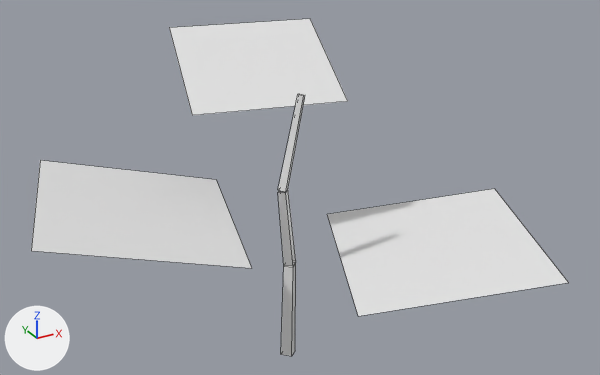
Two versions of the OBJ model src/main/resources/assets/stonedew/models/block/plants/plant_1_2_0_lod.obj, one commit apart.
Both versions are drawn from a 50 mm lens placed at (0.144, -1.174, 0.531), pointed at (0.521, -0.488, 0.188). The axes (+X, +Y, +Z) are drawn at lower left. The lights are the same throughout. The first picture is the older version. Mesh edges are drawn as thin lines. Materials are left out; every surface is plain grey. Where no turn or scale is listed for an object, it has been applied to the vertices.

The scene before the commit, as lines of its bpy script (objects in view):
```python
me_model = bpy.data.meshes.new('model')
me_model.from_pydata(...)  # 36 vertices, 15 faces; spans x 0.242..0.778, y -0.701..-0.292, z -0.001..0.321
# faces by material slot: [12, 3]
me_model.materials.append(mat_stem)
me_model.materials.append(mat_leaf_lod)
ob_model = bpy.data.objects.new('model', me_model)
ob_model.location = (0.0, 0.0, 0.0)
```
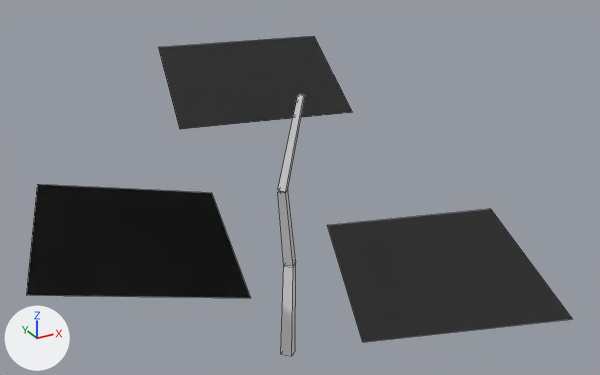
Where the change shows, as pixel boxes [x1, y1, x2, y2] in the pictures (600 x 375 px; the box of a moved part takes in the faces that stretch with it):
'model', reshaped: before [31, 19, 569, 356]; after [26, 36, 572, 356]
part 1 of me_model, moved or reshaped: before [31, 19, 569, 316]; after [26, 36, 572, 342]

Diff of the bpy script that builds the scene:
```diff
--- a/src/main/resources/assets/stonedew/models/block/plants/plant_1_2_0_lod.obj.py
+++ b/src/main/resources/assets/stonedew/models/block/plants/plant_1_2_0_lod.obj.py
@@ me_model @@
 # used by ob_model
-me_model.from_pydata(...)  # 36 vertices, 15 faces; spans x 0.242..0.778, y -0.701..-0.292, z -0.001..0.321
-me_model.vertices[24].co = (0.509, -0.623, 0.113)  # pixel (358, 316)
-me_model.vertices[25].co = (0.692, -0.701, 0.136)  # pixel (568, 282)
-me_model.vertices[26].co = (0.778, -0.498, 0.136)  # pixel (494, 188)
-me_model.vertices[27].co = (0.595, -0.421, 0.113)  # pixel (327, 214)
-me_model.vertices[28].co = (0.472, -0.386, 0.169)  # pixel (216, 179)
-me_model.vertices[29].co = (0.295, -0.339, 0.21)  # pixel (40, 160)
-me_model.vertices[30].co = (0.242, -0.539, 0.21)  # pixel (31, 250)
-me_model.vertices[31].co = (0.419, -0.585, 0.169)  # pixel (251, 268)
-me_model.vertices[32].co = (0.593, -0.463, 0.263)  # pixel (347, 101)
-me_model.vertices[33].co = (0.623, -0.328, 0.321)  # pixel (310, 18)
-me_model.vertices[34].co = (0.462, -0.292, 0.321)  # pixel (169, 27)
-me_model.vertices[35].co = (0.432, -0.427, 0.263)  # pixel (192, 115)
+me_model.from_pydata(...)  # 36 vertices, 15 faces; spans x 0.231..0.788, y -0.712..-0.28, z -0.001..0.298
+# me_model part 1
+me_model.vertices[24].co = (0.507, -0.634, 0.091)  # pixel (362, 342)
+me_model.vertices[25].co = (0.691, -0.712, 0.103)  # pixel (572, 319)
+me_model.vertices[26].co = (0.788, -0.484, 0.102)  # pixel (490, 208)
+me_model.vertices[27].co = (0.604, -0.406, 0.09)  # pixel (327, 225)
+me_model.vertices[28].co = (0.47, -0.375, 0.149)  # pixel (211, 192)
+me_model.vertices[29].co = (0.291, -0.327, 0.179)  # pixel (37, 184)
+me_model.vertices[30].co = (0.231, -0.552, 0.178)  # pixel (26, 295)
+me_model.vertices[31].co = (0.411, -0.599, 0.148)  # pixel (250, 298)
+me_model.vertices[32].co = (0.602, -0.459, 0.247)  # pixel (352, 112)
+me_model.vertices[33].co = (0.633, -0.321, 0.298)  # pixel (314, 36)
+me_model.vertices[34].co = (0.452, -0.28, 0.297)  # pixel (158, 47)
+me_model.vertices[35].co = (0.421, -0.418, 0.247)  # pixel (179, 129)
```
